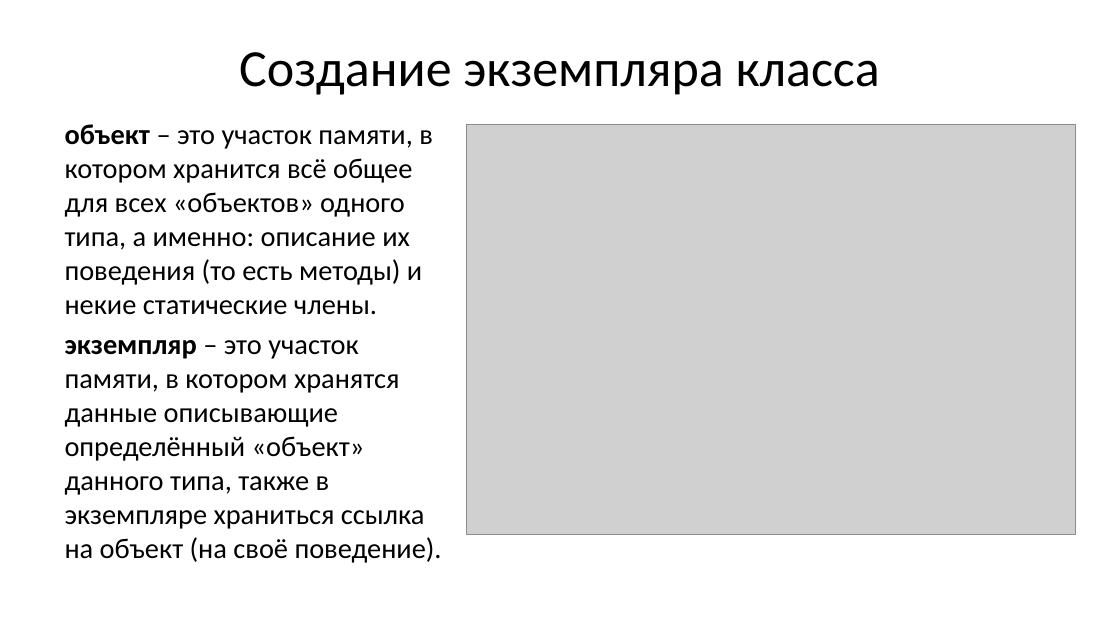
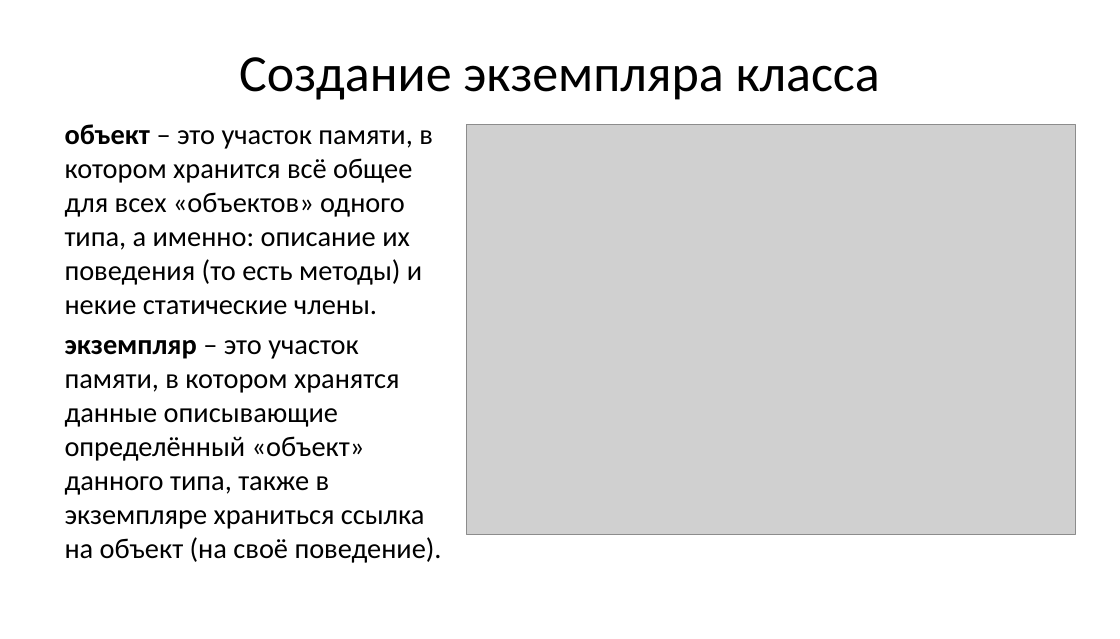
Before and after one commit to Mrztv/KRSU, a slide deck: slide 10 of 2026/ООП/Хмелева/ООП1.pptx. Drawn at 1120x639 pixels with LibreOffice and Linux fonts; fonts in the diff are those of the drawing; grey boxes stand for pictures. Boxes give left, top, right and bottom in pixels: in the first picture for what was removed or moved away, otherwise in the second. Text is boxed around its words. In the diff, an @@ line names an element or a change of style, - is before the commit and + after.

```diff
--- a/2026/ООП/Хмелева/ООП1.pptx
+++ b/2026/ООП/Хмелева/ООП1.pptx
@@ title "Создание экземпляра класса" moved from (x1=239, y1=52, x2=880, y2=95) to (x1=239, y1=57, x2=880, y2=100) @@
```
Also in this commit, not shown: 23 other files.
